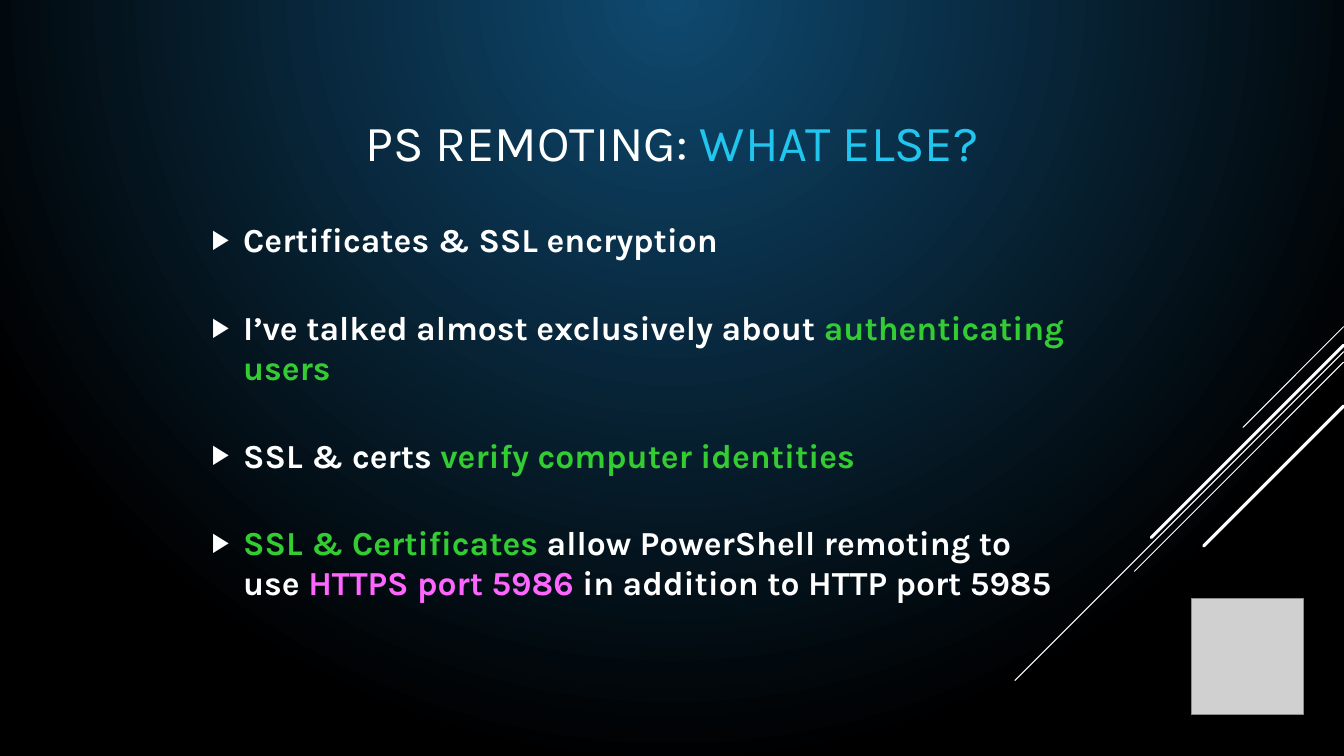
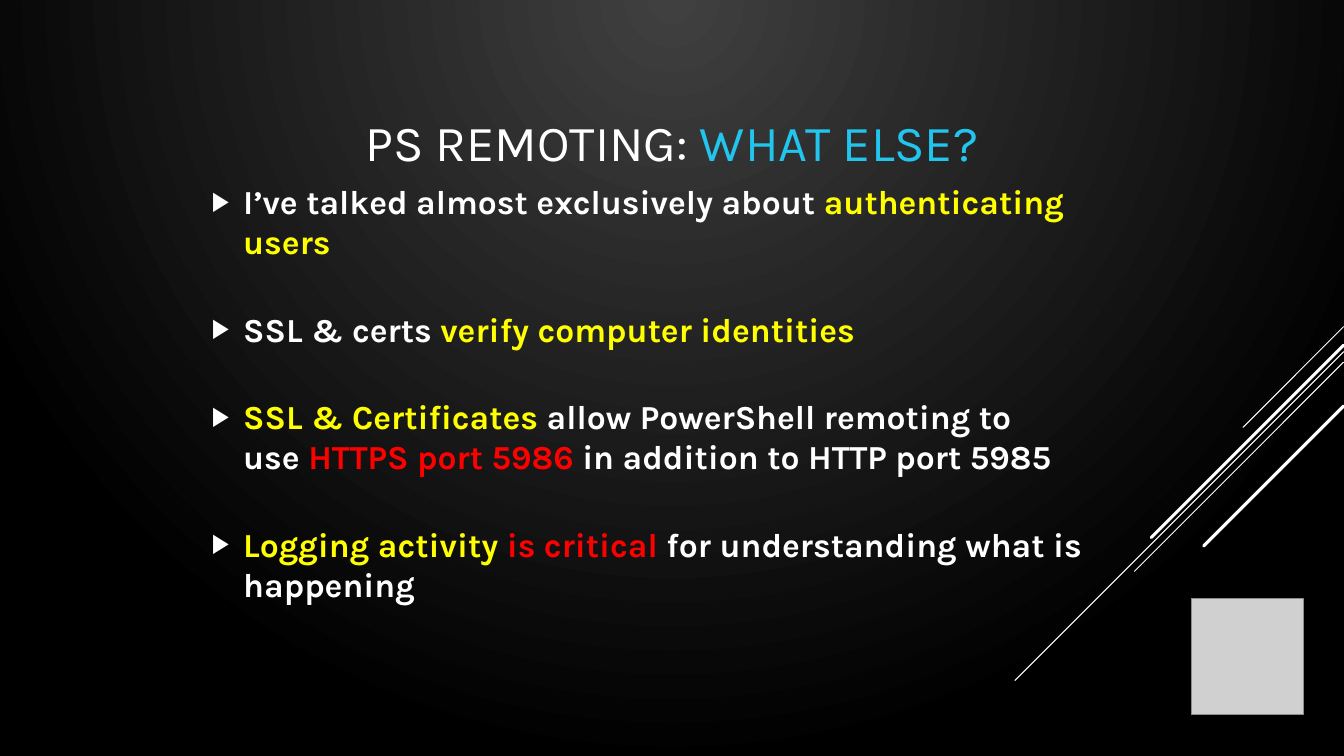
Before and after one commit to compwiz32/Presentations, a slide deck: slide 30 of 2019-08 PowerShell Chattanooga/PSRemoting - From 0 to Lockdown.pptx (slide 42 before the commit). Drawn at 1344x756 pixels with LibreOffice and Linux fonts; fonts in the diff are those of the drawing; grey boxes stand for pictures. Boxes give left, top, right and bottom in pixels: in the first picture for what was removed or moved away, otherwise in the second. Text is boxed around its words. In the diff, an @@ line names an element or a change of style, - is before the commit and + after.

```diff
--- a/2019-08 PowerShell Chattanooga/PSRemoting - From 0 to Lockdown.pptx
+++ b/2019-08 PowerShell Chattanooga/PSRemoting - From 0 to Lockdown.pptx
@@ background gradient #0F496F to #000000 to gradient #404040 to #000000 @@
@@ text "I’ve talked almost exclusively about ..." moved from (x1=243, y1=228, x2=1064, y2=603) to (x1=243, y1=190, x2=1082, y2=606) @@
@@ text at (x1=243, y1=190, x2=1064, y2=477): text colour #33CC33 to #FFFF00 in "authenticating users", "verify computer identities", "SSL & Certificates"; text colour #FF66FF to #FF0000 in "HTTPS port 5986" @@
@@ text at (x1=243, y1=228, x2=718, y2=261): paragraph removed @@
-▶ Certificates & SSL encryption
@@ text at (x1=243, y1=533, x2=1082, y2=606): paragraph added @@
+▶ Logging activity is critical for understanding what is happening
```
Also in this commit, not shown: 2 other slides changed, 2 slides added.
